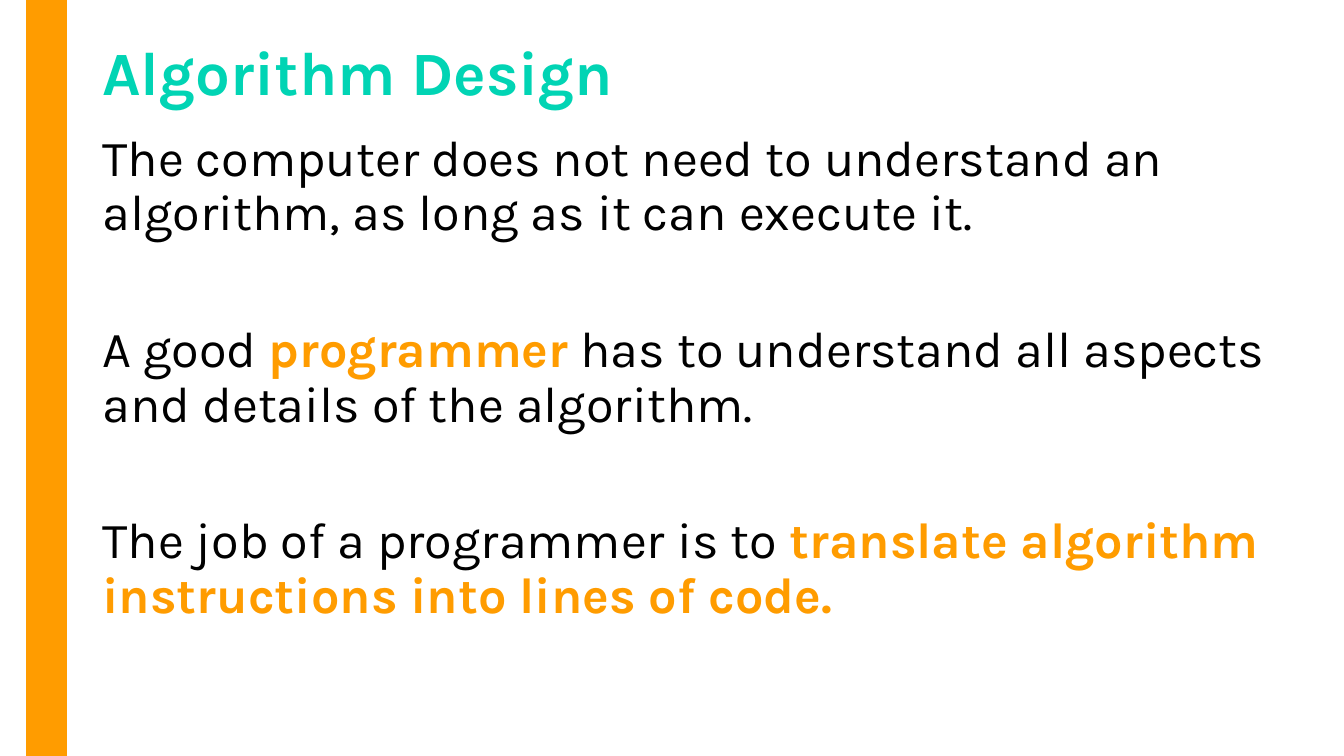
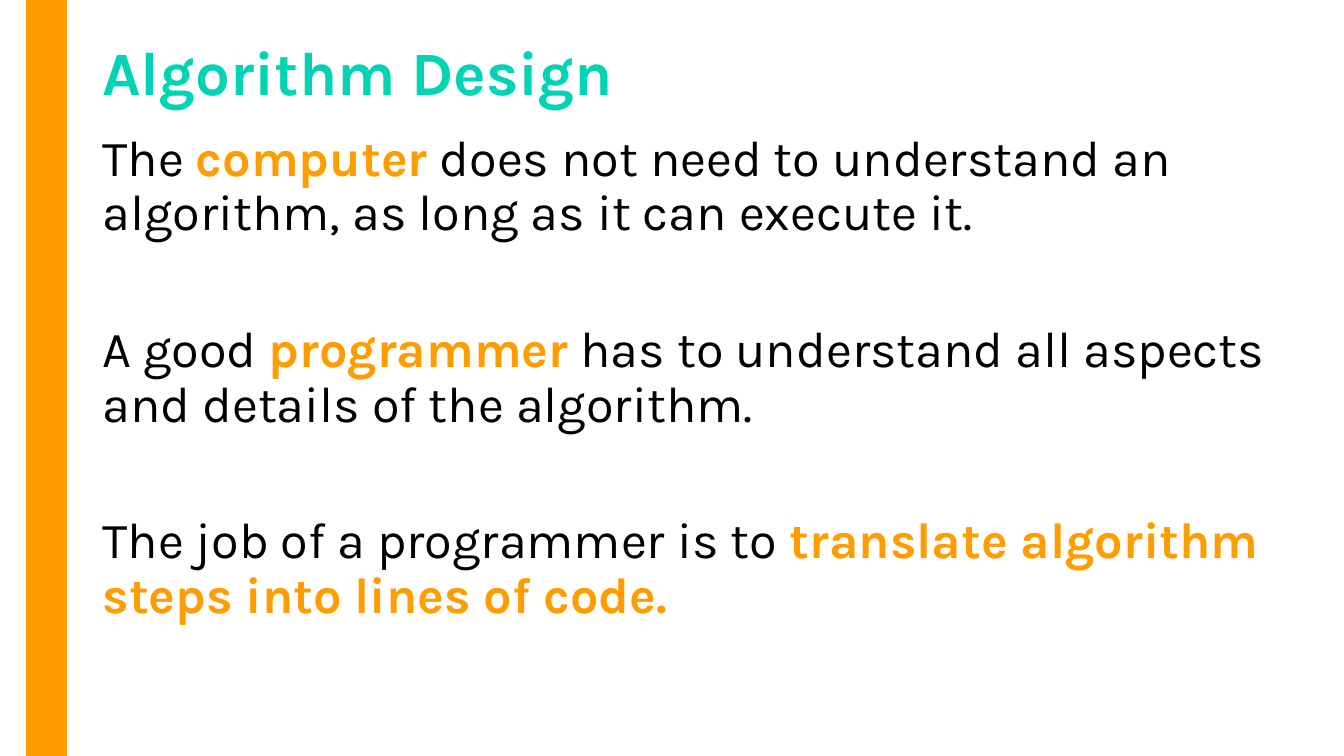
Before and after one commit to OMardil/CS1_2023_EN, a slide deck: slide 11 of MOD03-Algorithms/01 Presentacion/MOD3-Algoritmos_y_Diagramas.pptx (slide 10 before the commit). Drawn at 1344x756 pixels with LibreOffice and Linux fonts; fonts in the diff are those of the drawing. Boxes give left, top, right and bottom in pixels: in the first picture for what was removed or moved away, otherwise in the second. Text is boxed around its words. In the diff, an @@ line names an element or a change of style, - is before the commit and + after.

```diff
--- a/MOD03-Algorithms/01 Presentacion/MOD3-Algoritmos_y_Diagramas.pptx
+++ b/MOD03-Algorithms/01 Presentacion/MOD3-Algoritmos_y_Diagramas.pptx
@@ text at (x1=102, y1=141, x2=1170, y2=243): text colour #000000 to #FF9C00, bold on in "computer" @@
@@ text at (x1=102, y1=522, x2=1259, y2=625): text changed @@
-The job of a programmer is to translate algorithm instructions into lines of code.
+The job of a programmer is to translate algorithm steps into lines of code.
```
Also in this commit, not shown: 3 other slides changed, 8 other files.
